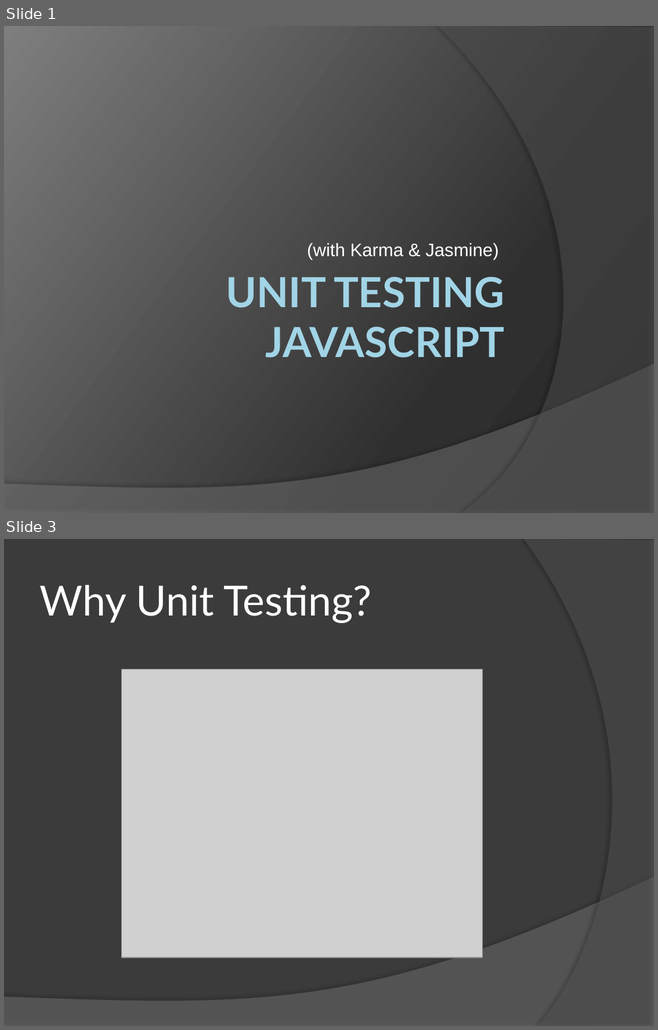
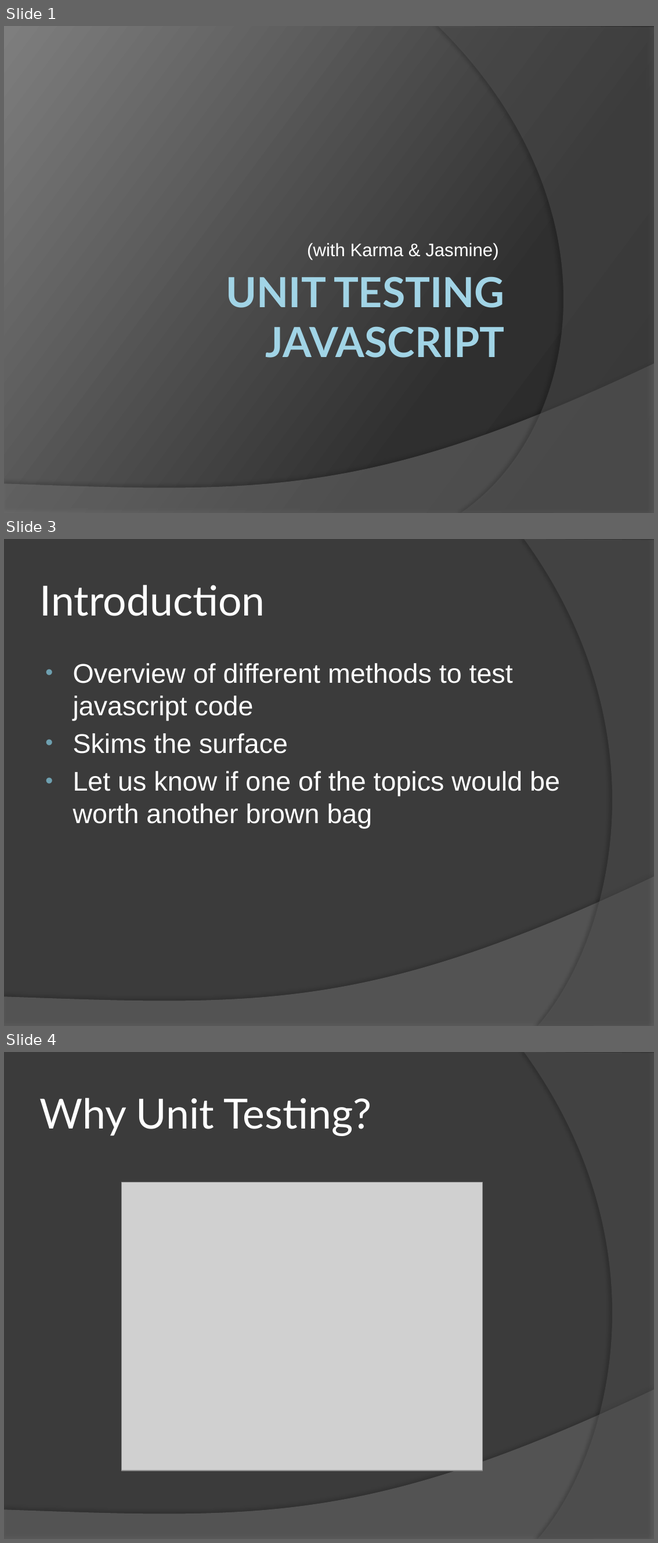
Before and after one commit to n3f/karma-jasmine-demo, a slide deck: Unit Testing Javascript.pptx. Shown one above the other, each under a label of ours: slides 1 and 3 before the commit, slides 1, 3 and 4 after it; the slides between them are not shown. The pictures are 658x1030 and 658x1543 pixels, drawn with LibreOffice and Linux fonts; fonts in the diff are those of the drawing; grey boxes stand for pictures. Boxes give left, top, right and bottom in pixels: in the first picture for what was removed or moved away, otherwise in the second. Text is boxed around its words. In the diff, an @@ line names an element or a change of style, - is before the commit and + after.

```diff
--- a/Unit Testing Javascript.pptx
+++ b/Unit Testing Javascript.pptx
@@ slide 3 added at (4, 539, 654, 1026), background #3B3B3B; not listed: 2 template elements that a slide beside it also shows @@
@@ title added at (40, 585, 265, 616), 46 pt, text #FFFFFF @@
+Introduction
@@ text added at (73, 663, 560, 829), 30 pt, text #FFFFFF @@
+• Overview of different methods to test javascript code
+• Skims the surface
+• Let us know if one of the topics would be worth another brown bag
@@ what was slide 3 is now slide 4 @@
```
Also in this commit, not shown: 5 slides changed.
